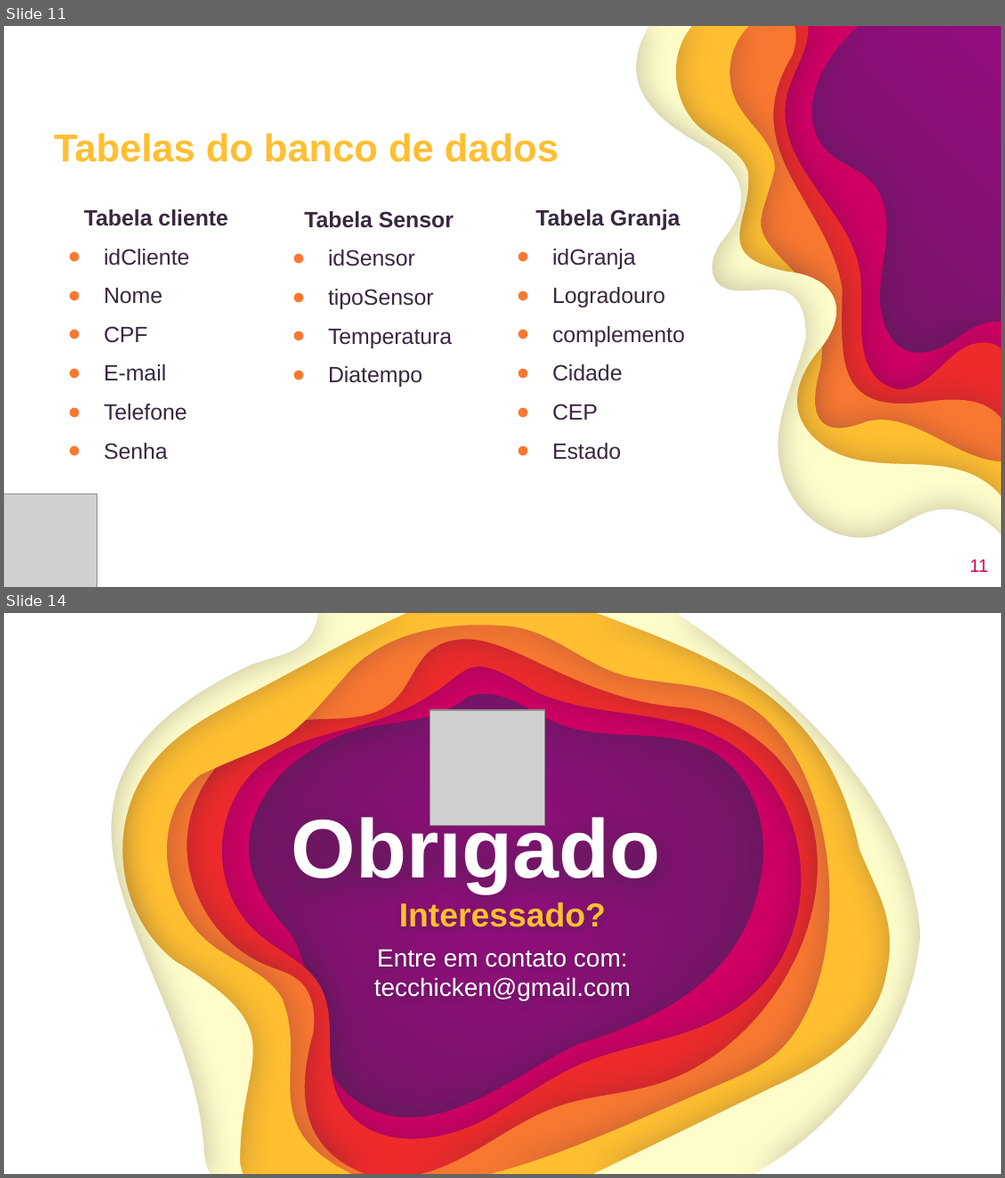
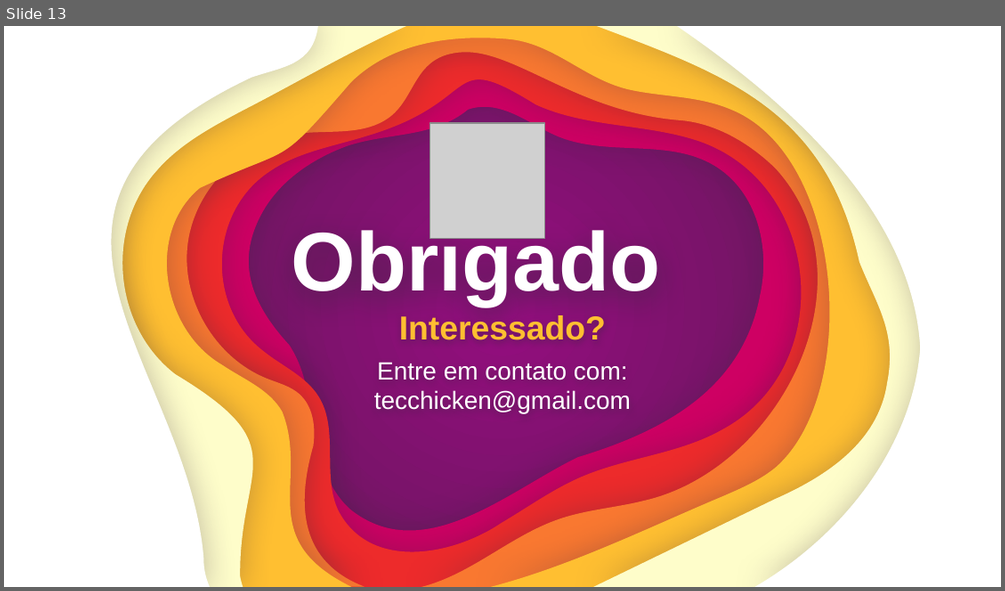
Before and after one commit to GustavoQuaresma/TECCHICKEN-DOCUMENTACAO, a slide deck: SPRINT2/slide pi.pptx. Shown one above the other, each under a label of ours: slides 11 and 14 before the commit, slide 13 after it; the slides between them are not shown. The pictures are 1005x1178 and 1005x591 pixels, drawn with LibreOffice and Linux fonts; fonts in the diff are those of the drawing; grey boxes stand for pictures. Boxes give left, top, right and bottom in pixels: in the first picture for what was removed or moved away, otherwise in the second. Text is boxed around its words. In the diff, an @@ line names an element or a change of style, - is before the commit and + after.

```diff
--- a/SPRINT2/slide pi.pptx
+++ b/SPRINT2/slide pi.pptx
@@ slide 11 removed at (4, 26, 1001, 587), background gradient #940D7F to #5E1B53 @@
@@ group removed at (4, 26, 1001, 586): 6 freeform shapes @@
@@ title removed at (54, 133, 558, 162) @@
-Tabelas do banco de dados
@@ text removed at (84, 209, 228, 459) @@
-Tabela cliente
-● idCliente
-● Nome
-● CPF
-● E-mail
-● Telefone
-● Senha
@@ text removed at (304, 211, 453, 386) @@
-Tabela Sensor
-● idSensor
-● tipoSensor
-● Temperatura
-● Diatempo
@@ text removed at (535, 209, 685, 459) @@
-Tabela Granja
-● idGranja
-● Logradouro
-● complemento
-● Cidade
-● CEP
-● Estado
@@ picture removed at (4, 493, 97, 587) @@
@@ page number removed at (970, 559, 988, 572) @@
-11
@@ what was slide 14 is now slide 13 @@
```
Also in this commit, not shown: 4 slides changed, 7 slides added, 10 other slides removed, 2 other files.
